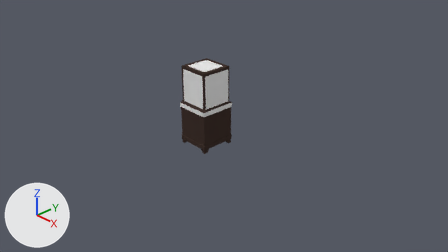
The Blender file PlaceHolder/Assets/Models/DisplayCaseModel.blend, before and after one commit.
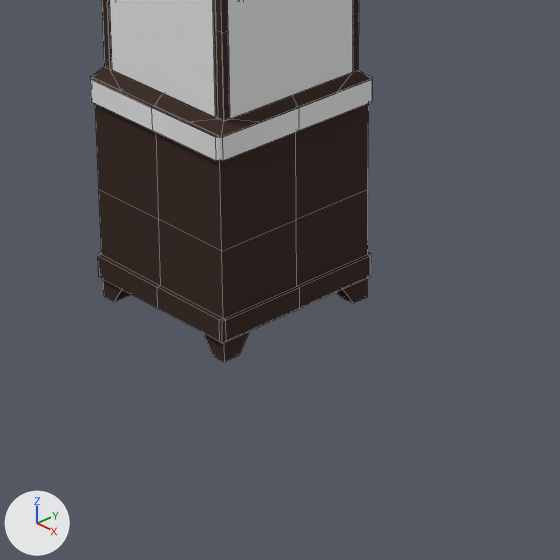
Each version is shown from the file's camera 'Camera', then close up on the part from 37% to 59% of the width and 35% to 76% of the height. Lighting does not change. The marker at lower left points along +X, +Y and +Z. The close-ups show mesh edges as thin lines.

In view in the first close-up: 'Base', 'Cover', 'Door'.
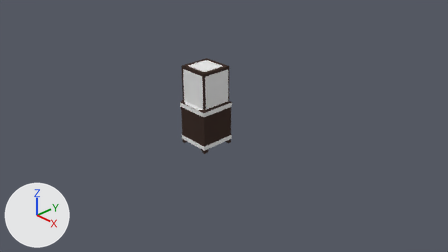
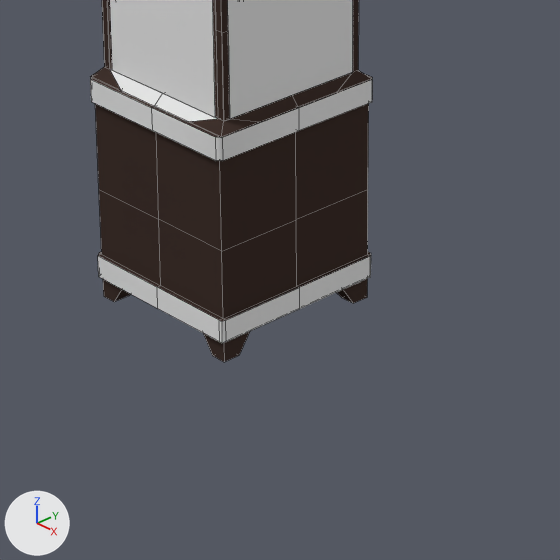
Where the change shows, as pixel boxes [x1, y1, x2, y2] in the close-ups (560 x 560 px):
part 1 of me_cube_002, recoloured (brown to white): [110, 69, 218, 122] in both
part 2 of me_cube, recoloured: [98, 256, 371, 343] in both

What changed in the scene script:
```text
Change me_cube_002:
    where me_cube_002.from_pydata(...)  # 146 vertices, 151 faces; spans x -40.0..40.1, y -41.1..41.1, z -50.1..34.3
    used by ob_cover; location = (-0.001, 0.0, 1.503); scale = (0.00999, 0.00989, 0.00998)
    me_cube_002 part 1: all 4 faces centred in x -16.0..16.2, y -38.7..-34.8, z -48.0..-45.9 switch from mat_woodmaterial (brown #41332e) to mat_metalmaterial (white #e7e7e7)
Change me_cube:
    where me_cube.from_pydata(...)  # 124 vertices, 121 faces; spans x -40.8..40.8, y -42.0..42.0, z 0.2..100.2
    used by ob_base; location = (0.0, 0.0, 0.0); scale = (0.0098, 0.01, 0.01)
    remove me_cube.materials.append(mat_ironmaterial)  # white #e7e7e7
    me_cube part 2: all 13 faces centred in x -40.8..40.8, y -42.0..42.0, z 15.2 switch from mat_woodmaterial (brown #41332e) to mat_metalmaterial (white #e7e7e7)
```
